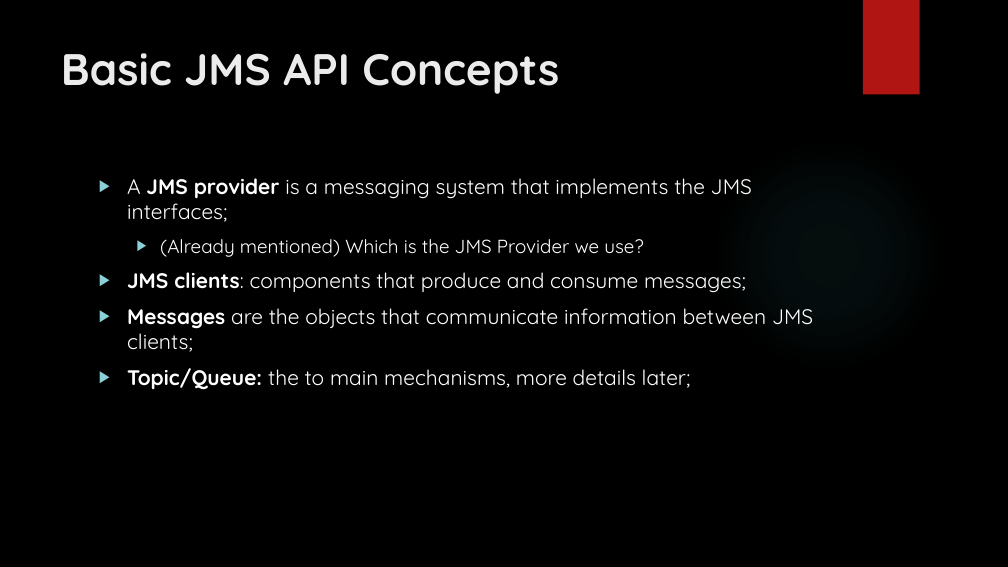
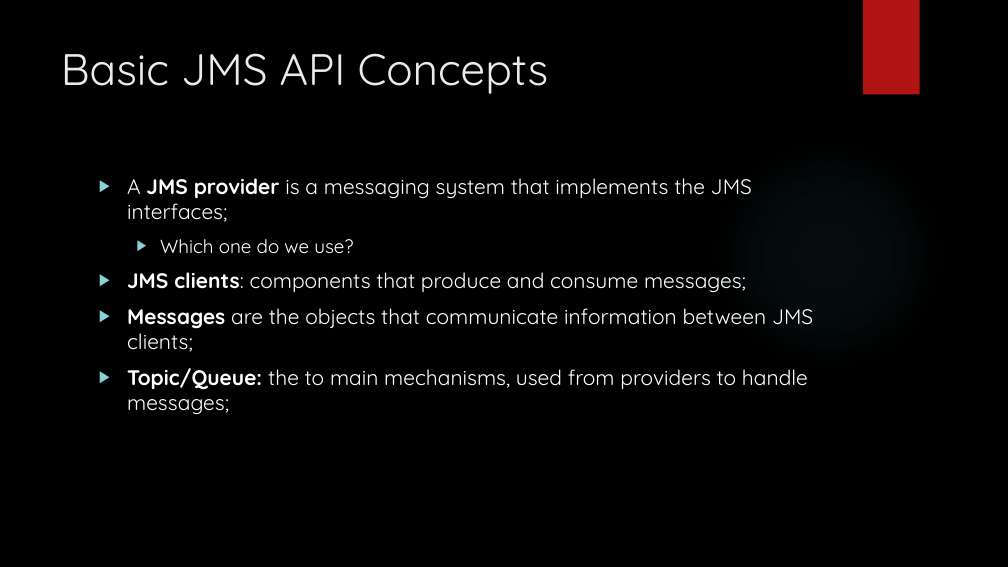
Before and after one commit to ivorusev/jms-tutorial-resources, a slide deck: slide 7 of jms-basics-day-one.pptx (slide 6 before the commit). Drawn at 1008x567 pixels with LibreOffice and Linux fonts; fonts in the diff are those of the drawing; background and template pictures are left out. Boxes give left, top, right and bottom in pixels: in the first picture for what was removed or moved away, otherwise in the second. Text is boxed around its words. In the diff, an @@ line names an element or a change of style, - is before the commit and + after.

```diff
--- a/jms-basics-day-one.pptx
+++ b/jms-basics-day-one.pptx
@@ title "Basic JMS API Concepts" at (x1=61, y1=53, x2=549, y2=94): bold off @@
@@ text at (x1=160, y1=239, x2=353, y2=254): text changed @@
-  ▶ (Already mentioned) Which is the JMS Provider we use?
+  ▶ Which one do we use?
@@ text at (x1=127, y1=368, x2=808, y2=415): text changed @@
-▶ Topic/Queue: the to main mechanisms, more details later;
+▶ Topic/Queue: the to main mechanisms, used from providers to handle messages;
```
Also in this commit, not shown: 11 other slides changed, 7 slides added, 1 slide removed, 2 other files.
